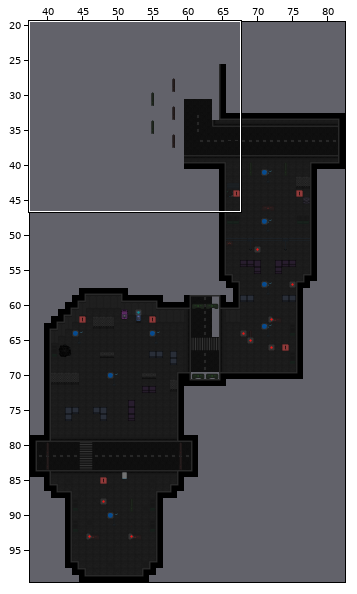
Tiled map -- src/ZeroFootprintSociety/Content/Maps2/DarkAlley.tmx. The first picture is a wide view before the edit; the outline marks the close-up.
Close-up. First the earlier version:
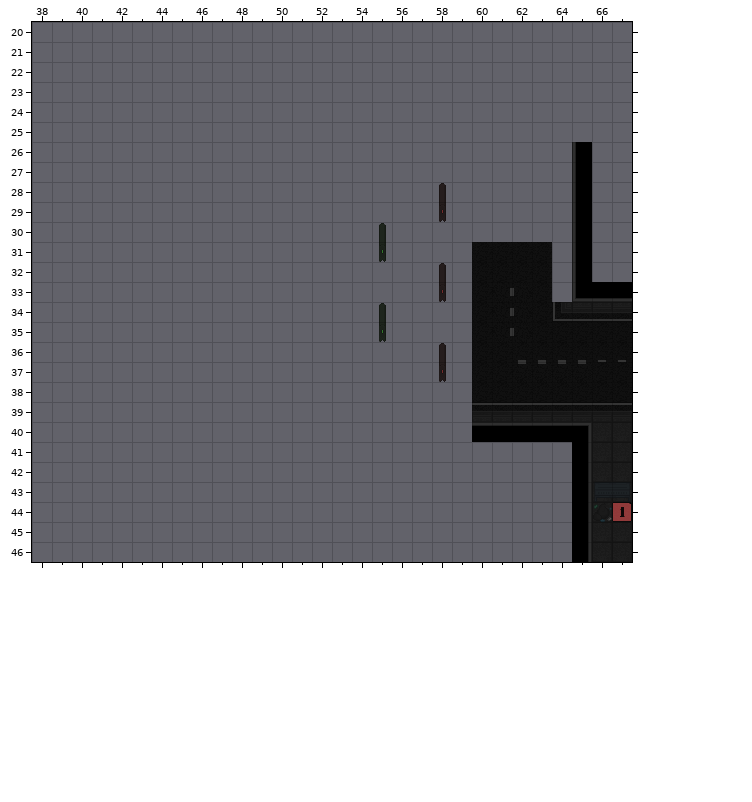
Cells are 24x24 px. Shown: x 38..67, y 20..46.
After the commit:
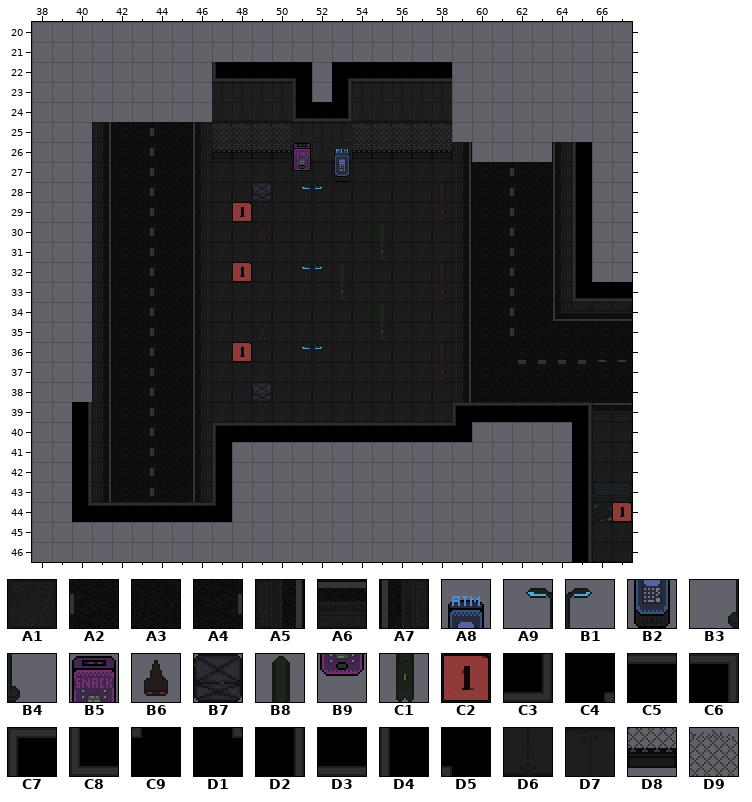
Key: from "Floors": A1 50, A2 65, A3 70, A4 72, A5 74, A6 75, A7 80; from "Objects": A8 257, A9 266, B1 267, B2 274, B3 283, B4 284, B5 347, B6 348, B7 349, B8 354, B9 364, C1 371; from "PostFX": C2 12; from "Walls": C3 6, C4 7, C5 8, C6 9, C7 10, C8 11, C9 12, D1 13, D2 14, D3 15, D4 16, D5 21, D6 85, D7 86, D8 88, D9 94.
__ is an empty cell, .. an unchanged one.
See-through tiles are keyed as they look on the map.
The edit:
--- layer "Floors"
@@ x 41..65 @@
-25 __ __ __ __ __ __ __ __ __ __ .. .. .. __ __ __ __ __ .. .. .. .. .. .. ..
-26 __ __ __ __ __ __ __ __ __ __ .. .. .. __ __ __ __ __ __ .. .. .. .. __ ..
-27 __ __ __ __ __ __ __ __ __ __ __ __ __ __ __ __ __ __ __ __ __ __ __ __ ..
-28 __ __ __ __ __ __ __ __ __ __ __ __ __ __ __ __ __ __ __ __ __ __ __ __ ..
-29 __ __ __ __ __ __ __ __ __ __ __ __ __ __ __ __ __ __ __ __ __ __ __ __ ..
-30 __ __ __ __ __ __ __ __ __ __ __ __ __ __ __ __ __ __ __ __ __ __ __ __ ..
-31 __ __ __ __ __ __ __ __ __ __ __ __ __ __ __ __ __ __ __ .. A3 A3 .. __ ..
-32 __ __ __ __ __ __ __ __ __ __ __ __ __ __ __ __ __ __ __ .. A3 A3 .. __ ..
-33 __ __ __ __ __ __ __ __ __ __ __ __ __ __ __ __ __ __ __ .. .. .. .. __ ..
-34 __ __ __ __ __ __ __ __ __ __ __ __ __ __ __ __ __ __ __ .. .. .. .. .. ..
-35 __ __ __ __ __ __ __ __ __ __ __ __ __ __ __ __ __ __ __ .. .. .. .. .. ..
-36 __ __ __ __ __ __ __ __ __ __ __ __ __ __ __ __ __ __ __ .. .. .. .. .. ..
-37 __ __ __ __ __ __ __ __ __ __ __ __ __ __ __ __ __ __ __ .. .. .. .. .. ..
-38 __ __ __ __ __ __ __ __ __ __ __ __ __ __ __ __ __ __ __ .. .. .. .. .. ..
-39 __ __ __ __ __ __ __ __ __ __ __ __ __ __ __ __ __ __ .. A6 A6 A6 A6 A6 A6
-40 __ __ __ __ __ __ .. .. .. .. .. .. .. .. .. .. .. .. .. .. .. .. .. .. ..
-41 __ __ __ __ __ __ .. .. .. .. .. .. .. .. .. .. .. .. .. .. .. .. .. .. ..
-42 __ __ __ __ __ __ .. .. .. .. .. .. .. .. .. .. .. .. .. .. .. .. .. .. ..
-43 __ __ __ __ __ __ .. .. .. .. .. .. .. .. .. .. .. .. .. .. .. .. .. .. ..
+25 A5 A3 A4 A2 A3 A7 A1 A1 A1 A1 .. .. .. A1 A1 A1 A1 A1 .. .. .. .. .. .. ..
+26 A5 A3 A4 A2 A3 A7 A1 A1 A1 A1 .. .. .. A1 A1 A1 A1 A1 A5 .. .. .. .. A7 ..
+27 A5 A3 A4 A2 A3 A7 A1 A1 A1 A1 A1 A1 A1 A1 A1 A1 A1 A1 A5 A3 A4 A2 A3 A7 ..
+28 A5 A3 A4 A2 A3 A7 A1 A1 A1 A1 A1 A1 A1 A1 A1 A1 A1 A1 A5 A3 A4 A2 A3 A7 ..
+29 A5 A3 A4 A2 A3 A7 A1 A1 A1 A1 A1 A1 A1 A1 A1 A1 A1 A1 A5 A3 A4 A2 A3 A7 ..
+30 A5 A3 A4 A2 A3 A7 A1 A1 A1 A1 A1 A1 A1 A1 A1 A1 A1 A1 A5 A3 A4 A2 A3 A7 ..
+31 A5 A3 A4 A2 A3 A7 A1 A1 A1 A1 A1 A1 A1 A1 A1 A1 A1 A1 A5 .. A4 A2 .. A7 ..
+32 A5 A3 A4 A2 A3 A7 A1 A1 A1 A1 A1 A1 A1 A1 A1 A1 A1 A1 A5 .. A4 A2 .. A7 ..
+33 A5 A3 A4 A2 A3 A7 A1 A1 A1 A1 A1 A1 A1 A1 A1 A1 A1 A1 A5 .. .. .. .. A7 ..
+34 A5 A3 A4 A2 A3 A7 A1 A1 A1 A1 A1 A1 A1 A1 A1 A1 A1 A1 A5 .. .. .. .. .. ..
+35 A5 A3 A4 A2 A3 A7 A1 A1 A1 A1 A1 A1 A1 A1 A1 A1 A1 A1 A5 .. .. .. .. .. ..
+36 A5 A3 A4 A2 A3 A7 A1 A1 A1 A1 A1 A1 A1 A1 A1 A1 A1 A1 A5 .. .. .. .. .. ..
+37 A5 A3 A4 A2 A3 A7 A1 A1 A1 A1 A1 A1 A1 A1 A1 A1 A1 A1 A5 .. .. .. .. .. ..
+38 A5 A3 A4 A2 A3 A7 A1 A1 A1 A1 A1 A1 A1 A1 A1 A1 A1 A1 A5 .. .. .. .. .. ..
+39 A5 A3 A4 A2 A3 A7 A1 A1 A1 A1 A1 A1 A1 A1 A1 A1 A1 A1 .. __ __ __ __ __ __
+40 A5 A3 A4 A2 A3 A7 .. .. .. .. .. .. .. .. .. .. .. .. .. .. .. .. .. .. ..
+41 A5 A3 A4 A2 A3 A7 .. .. .. .. .. .. .. .. .. .. .. .. .. .. .. .. .. .. ..
+42 A5 A3 A4 A2 A3 A7 .. .. .. .. .. .. .. .. .. .. .. .. .. .. .. .. .. .. ..
+43 A5 A3 A4 A2 A3 A7 .. .. .. .. .. .. .. .. .. .. .. .. .. .. .. .. .. .. ..
--- layer "Walls"
@@ x 47..58 @@
-22 __ __ __ __ __ .. __ __ __ __ __ __
-23 __ __ __ __ __ .. __ __ __ __ __ __
-24 __ __ __ __ __ __ __ __ __ __ __ __
-25 __ __ __ __ __ __ __ __ __ __ __ __
-26 __ __ __ __ __ __ __ __ __ __ __ __
+22 C8 D3 D3 D3 D5 .. C4 D3 D3 D3 D3 D3
+23 D7 D7 D7 D7 D4 .. D2 D7 D7 D7 D7 D7
+24 D6 D6 D6 D6 C8 D3 C3 D6 D6 D6 D6 D6
+25 D9 D9 D9 D9 D7 D7 D7 D9 D9 D9 D9 D9
+26 D8 D8 D8 D8 D6 D6 D6 D8 D8 D8 D8 D8
@@ x 40..65 @@
-39 __ .. .. .. .. .. .. .. .. .. .. .. .. .. .. .. .. .. .. __ __ __ __ __ __ __
-40 __ .. .. .. .. .. .. __ __ __ __ __ __ __ __ __ __ __ __ __ C5 C5 C5 C5 C5 C6
-41 __ .. .. .. .. .. .. __ .. .. .. .. .. .. .. .. .. .. .. .. .. .. .. .. .. ..
-42 __ .. .. .. .. .. .. __ .. .. .. .. .. .. .. .. .. .. .. .. .. .. .. .. .. ..
-43 __ .. .. .. .. .. .. __ .. .. .. .. .. .. .. .. .. .. .. .. .. .. .. .. .. ..
-44 __ __ __ __ __ __ __ __ .. .. .. .. .. .. .. .. .. .. .. .. .. .. .. .. .. ..
+39 D2 .. .. .. .. .. .. .. .. .. .. .. .. .. .. .. .. .. .. C7 C5 C5 C5 C5 C5 C6
+40 D2 .. .. .. .. .. .. C7 C5 C5 C5 C5 C5 C5 C5 C5 C5 C5 C5 C9 __ __ __ __ __ D2
+41 D2 .. .. .. .. .. .. D4 .. .. .. .. .. .. .. .. .. .. .. .. .. .. .. .. .. ..
+42 D2 .. .. .. .. .. .. D4 .. .. .. .. .. .. .. .. .. .. .. .. .. .. .. .. .. ..
+43 D2 .. .. .. .. .. .. D4 .. .. .. .. .. .. .. .. .. .. .. .. .. .. .. .. .. ..
+44 D1 C5 C5 C5 C5 C5 C5 C9 .. .. .. .. .. .. .. .. .. .. .. .. .. .. .. .. .. ..
--- layer "UnderChars1"
@@ x 49..53 @@
-26 .. .. __ .. __
-27 .. .. __ .. __
-28 __ .. __ __ ..
-29 .. .. __ __ ..
-30 __ .. .. .. ..
+26 .. .. B5 .. A8
+27 .. .. B9 .. B2
+28 B7 .. A9 B1 ..
+29 .. .. B3 B4 ..
+30 B6 .. .. .. ..
@@ x 51..53 @@
-32 __ __ __
-33 __ __ __
+32 A9 B1 B8
+33 B3 B4 C1
@@ x 49..52 @@
-35 __ .. .. ..
-36 .. .. __ __
-37 .. .. __ __
-38 __ .. .. ..
+35 B6 .. .. ..
+36 .. .. A9 B1
+37 .. .. B3 B4
+38 B7 .. .. ..
--- layer "PostFX1"
@@ x 48..48 @@
-29 __
+29 C2
@@ x 48..48 @@
-32 __
+32 C2
@@ x 48..48 @@
-36 __
+36 C2
